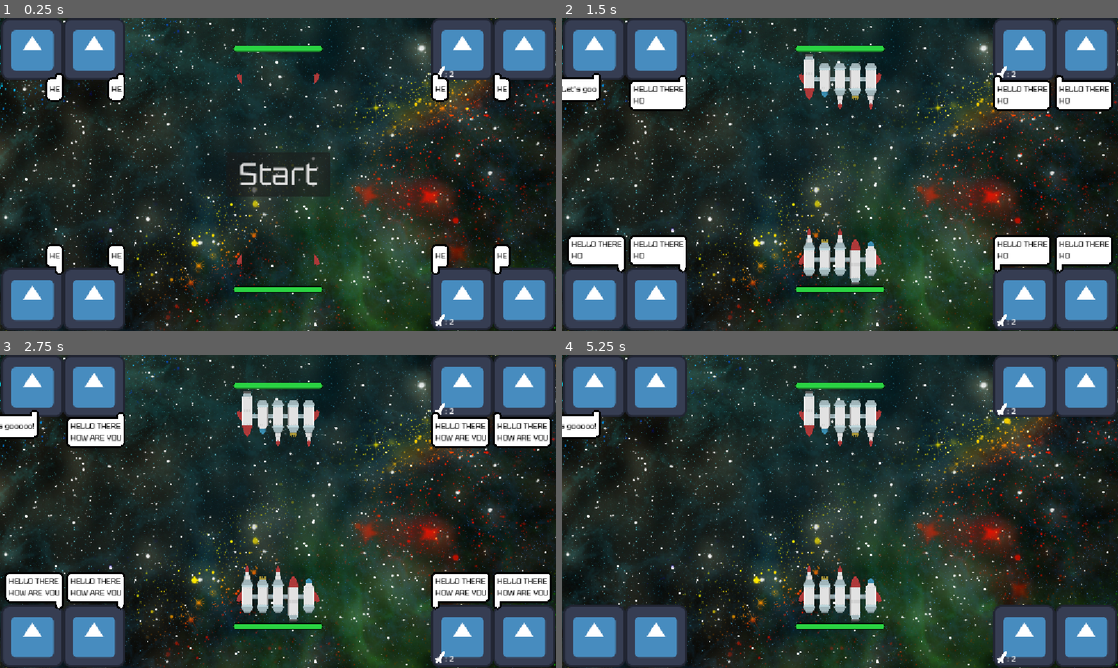
Above: before the commit, frames 1-4 (two rows, left to right).
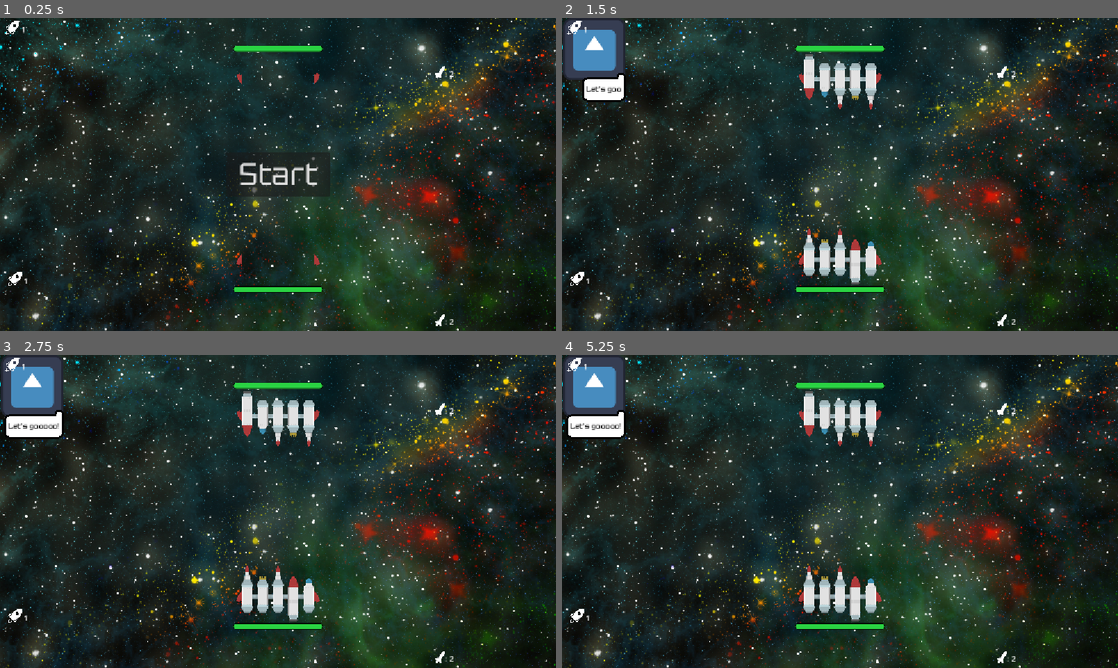
Above: after the commit, the same moments.

Repository: paralinguist/2025-space-pvp
Game: Godot game, scene res://Scenes/test_scene.tscn
The game is run twice, just before and just after one commit, with the same random seed, the same clock (stepped at 60 frames per second) and the same inputs. The engine's default icon, where the game draws it, is replaced by a stand-in: a white triangle on a blue panel in a dark square.
Inputs:
- Up to frame 1 (0.25 s): no input
- Up to frame 2 (1.5 s): click "Start" at 0.5 s
- Up to frame 3 (2.75 s): no input
- Up to frame 4 (5.25 s): tap Enter at 2.75, 4.25 s; tap Space at 3.5, 5 s

The runs differ from the first frame. In frame 1, 18% of the frame differs, in the area x 0-100%, y 0-100%; in frame 2, 22%; in frame 3, 22%; in frame 4, 15%.

Commit message:
Placeholder Icons - Pilot and missiles

Diff:
--- a/2025spacegame/Scenes/test_scene.tscn
+++ b/2025spacegame/Scenes/test_scene.tscn
@@ -7,6 +7,7 @@
 [ext_resource type="FontFile" uid="uid://ddcavhli5oec3" path="res://Assets/Tektur-Regular.ttf" id="4_hb2xm"]
 [ext_resource type="PackedScene" uid="uid://ds0evjgacxbtd" path="res://Scenes/portrait.tscn" id="6_x033f"]
 [ext_resource type="Texture2D" uid="uid://de4ni4hyrprxc" path="res://Assets/PNG/Sprites X2/Missiles/spaceMissiles_029.png" id="7_rdbpf"]
+[ext_resource type="Texture2D" uid="uid://rdptta5yciii" path="res://Assets/PNG/Sprites X2/Icons/pilot.png" id="8_oho3u"]
 
 [sub_resource type="Theme" id="Theme_ak5v8"]
 default_font = ExtResource("4_hb2xm")
@@ -99,34 +100,42 @@
 [node name="RetroPortraits" type="Node2D" parent="."]
 
 [node name="RetroPilot" parent="RetroPortraits" instance=ExtResource("6_x033f")]
+visible = false
 position = Vector2(67, 582)
 speech_position = 2
 
 [node name="RetroScience" parent="RetroPortraits" instance=ExtResource("6_x033f")]
+visible = false
 position = Vector2(195, 582)
 speech_position = 2
 
 [node name="RetroWeapons" parent="RetroPortraits" instance=ExtResource("6_x033f")]
+visible = false
 position = Vector2(958, 582)
 speech_position = 0
 
 [node name="RetroEngineer" parent="RetroPortraits" instance=ExtResource("6_x033f")]
+visible = false
 position = Vector2(1086, 582)
 speech_position = 0
 
 [node name="TechPortraits" type="Node2D" parent="."]
 
 [node name="TechPilot" parent="TechPortraits" instance=ExtResource("6_x033f")]
+visible = false
 position = Vector2(67, 65)
 
 [node name="TechScience" parent="TechPortraits" instance=ExtResource("6_x033f")]
+visible = false
 position = Vector2(195, 65)
 
 [node name="TechWeapons" parent="TechPortraits" instance=ExtResource("6_x033f")]
+visible = false
 position = Vector2(958, 65)
 speech_position = 1
 
 [node name="TechEngineer" parent="TechPortraits" instance=ExtResource("6_x033f")]
+visible = false
 position = Vector2(1086, 65)
 speech_position = 1
 
@@ -162,6 +171,30 @@
 offset_bottom = 640.0
 text = ": 2"
 
+[node name="TechPilotIcon" type="Sprite2D" parent="Icons"]
+position = Vector2(25.781239, 19.774488)
+scale = Vector2(0.03789834, 0.037898343)
+texture = ExtResource("8_oho3u")
+
+[node name="LabelTechPilotPwr" type="Label" parent="Icons"]
+offset_left = 44.0
+offset_top = 12.0
+offset_right = 66.0
+offset_bottom = 35.0
+text = "1"
+
+[node name="RetroPilotIcon" type="Sprite2D" parent="Icons"]
+position = Vector2(31, 540)
+scale = Vector2(0.03789834, 0.037898343)
+texture = ExtResource("8_oho3u")
+
+[node name="LabelRetroPilotPwr" type="Label" parent="Icons"]
+offset_left = 49.0
+offset_top = 533.0
+offset_right = 72.0
+offset_bottom = 556.0
+text = "1"
+
 [connection signal="pressed" from="UI/Control/End/Restart" to="." method="_on_restart_pressed"]
 [connection signal="pressed" from="UI/Control/Start" to="." method="_on_start_pressed"]
 [connection signal="timeout" from="StatusTimer" to="WebSocketServer" method="_on_status_timer_timeout"]
Not shown, added: 2025spacegame/Assets/PNG/Sprites X2/Icons/engineer.png.import
Binary file added: 2025spacegame/Assets/PNG/Sprites X2/Icons/pilot.png
Not shown, added: 2025spacegame/Assets/PNG/Sprites X2/Icons/pilot.png.import
Binary file added: 2025spacegame/Assets/PNG/Sprites X2/Icons/science.png
Not shown, added: 2025spacegame/Assets/PNG/Sprites X2/Icons/science.png.import
Binary file added: 2025spacegame/Assets/PNG/Sprites X2/Icons/weapons.png
Not shown, added: 2025spacegame/Assets/PNG/Sprites X2/Icons/weapons.png.import
Not shown: 1 places in 2025spacegame/Scenes/test_scene.tscn that only renumber resources
